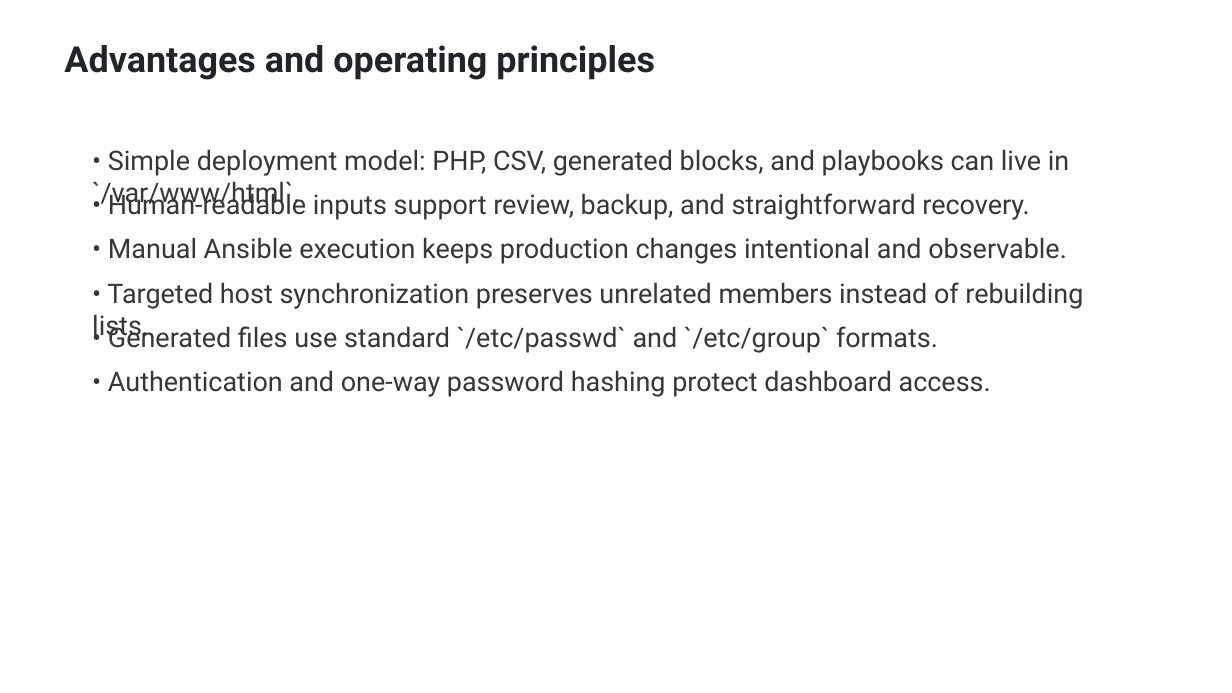
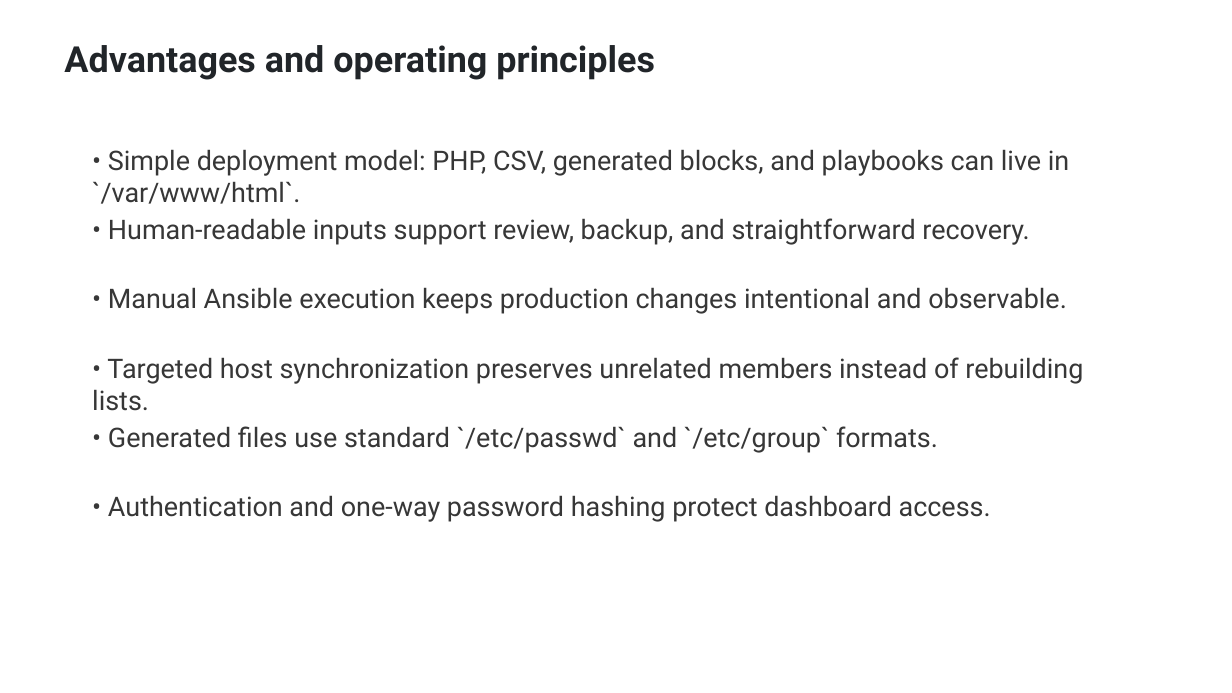
Before and after one commit to tomsandholm/csv-user-manager, a slide deck: slide 8 of docs/csv-user-manager-presentation.pptx. Drawn at 1232x693 pixels with LibreOffice and Linux fonts; fonts in the diff are those of the drawing. Boxes give left, top, right and bottom in pixels: in the first picture for what was removed or moved away, otherwise in the second. Text is boxed around its words. In the diff, an @@ line names an element or a change of style, - is before the commit and + after.

```diff
--- a/docs/csv-user-manager-presentation.pptx
+++ b/docs/csv-user-manager-presentation.pptx
@@ text "• Simple deployment model: PHP, ..." rewrapped from box(92, 149, 1069, 209) to box(92, 149, 1069, 204) @@
@@ text "• Human-readable inputs support review, ..." rewrapped from box(108, 189, 1029, 220) to box(108, 218, 1029, 245) @@
@@ text "• Manual Ansible execution keeps ...": place and size @@
-text "• Manual Ansible execution keeps ..." at box(108, 237, 1067, 264)
+text "• Manual Ansible execution keeps ..." at box(108, 287, 1067, 314)
@@ text "• Targeted host synchronization preserves ..." rewrapped from box(107, 282, 1083, 309) to box(92, 357, 1083, 411) @@
@@ text "• Generated files use standard ..." rewrapped from box(108, 322, 938, 353) to box(108, 426, 938, 453) @@
@@ text "• Authentication and one-way password ...": place and size @@
-text "• Authentication and one-way password ..." at box(108, 370, 991, 397)
+text "• Authentication and one-way password ..." at box(108, 495, 991, 522)
```
Also in this commit, not shown: 1 other slide changed, 1 other file.
